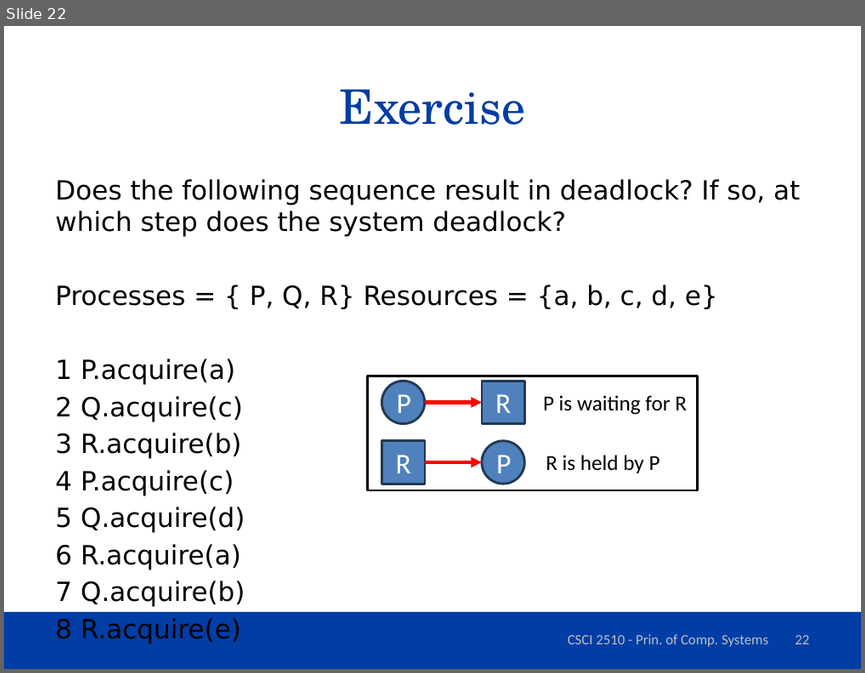
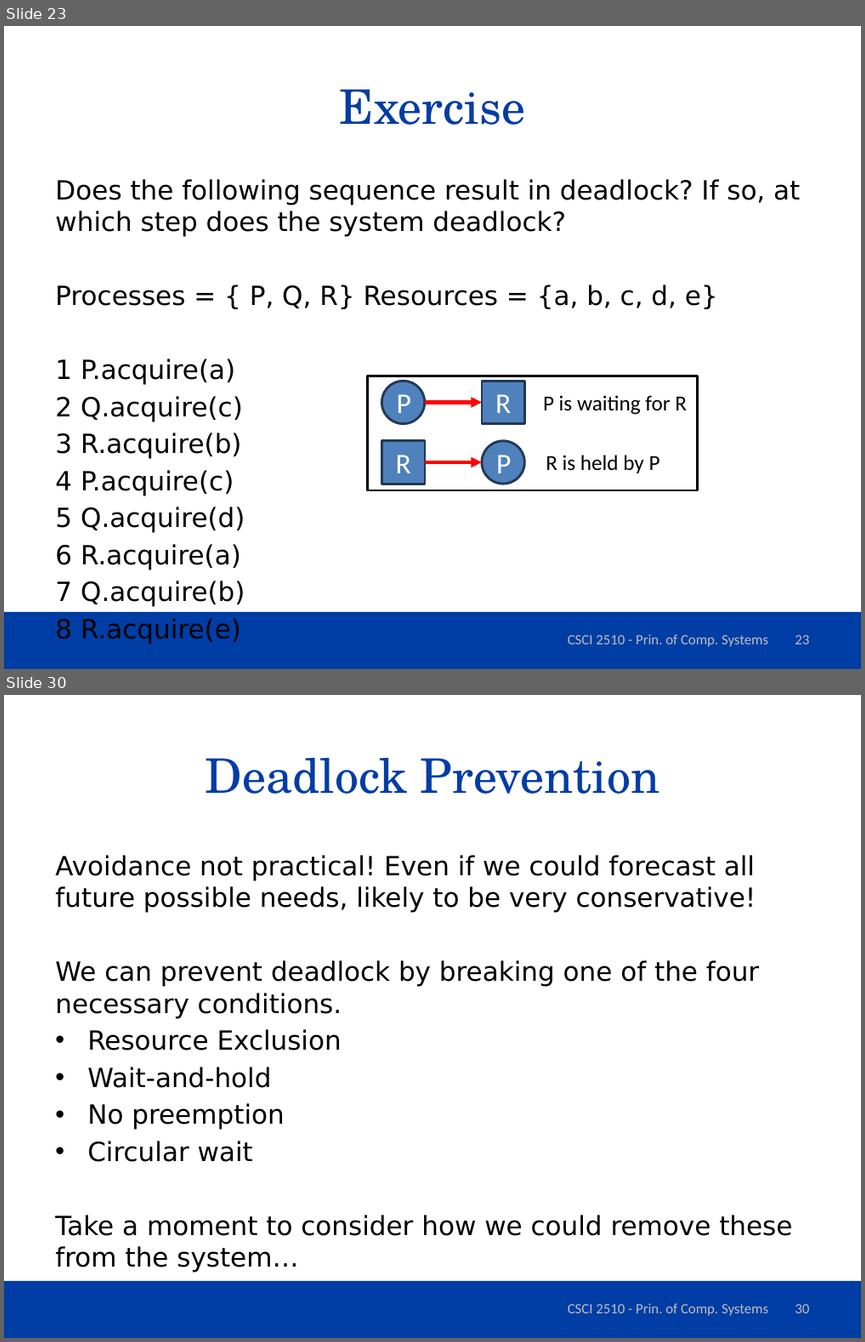
Before and after one commit to dferry/dferry.github.io, a slide deck: csci2510/slides/Deadlock.pptx. Shown one above the other, each under a label of ours: slide 22 before the commit, slides 23 and 30 after it; the slides between them are not shown. The pictures are 865x673 and 865x1342 pixels, drawn with LibreOffice and Linux fonts; fonts in the diff are those of the drawing; background and template pictures are left out. Boxes give left, top, right and bottom in pixels: in the first picture for what was removed or moved away, otherwise in the second. Text is boxed around its words. In the diff, an @@ line names an element or a change of style, - is before the commit and + after.

Commit message:
deadlock avoidance and prevention slides added

```diff
--- a/csci2510/slides/Deadlock.pptx
+++ b/csci2510/slides/Deadlock.pptx
@@ slide 30 added at (x1=4, y1=695, x2=861, y2=1338), background #FFFFFF; not listed: 1 template element that a slide beside it also shows @@
@@ title added at (x1=205, y1=757, x2=659, y2=794), 40 pt, text #003DA5 @@
+Deadlock Prevention
@@ text added at (x1=55, y1=855, x2=792, y2=1272), 22.2 pt, text #000000 @@
+Avoidance not practical! Even if we could forecast all future possible needs, likely to be very conservative!
+We can prevent deadlock by breaking one of the four necessary conditions.
+• Resource Exclusion
+• Wait-and-hold
+• No preemption
+• Circular wait
+Take a moment to consider how we could remove these from the system…
@@ text added at (x1=568, y1=1303, x2=768, y2=1315), 12 pt, text #BFBFBF @@
+CSCI 2510 - Prin. of Comp. Systems
@@ page number added at (x1=794, y1=1304, x2=809, y2=1313), 12 pt, text #BFBFBF @@
+30
@@ what was slide 22 is now slide 23 @@
@@ page number at (x1=794, y1=635, x2=809, y2=644): text changed @@
-22
+23
```
Also in this commit, not shown: 1 slide changed, 12 other slides added, 1 other file.
